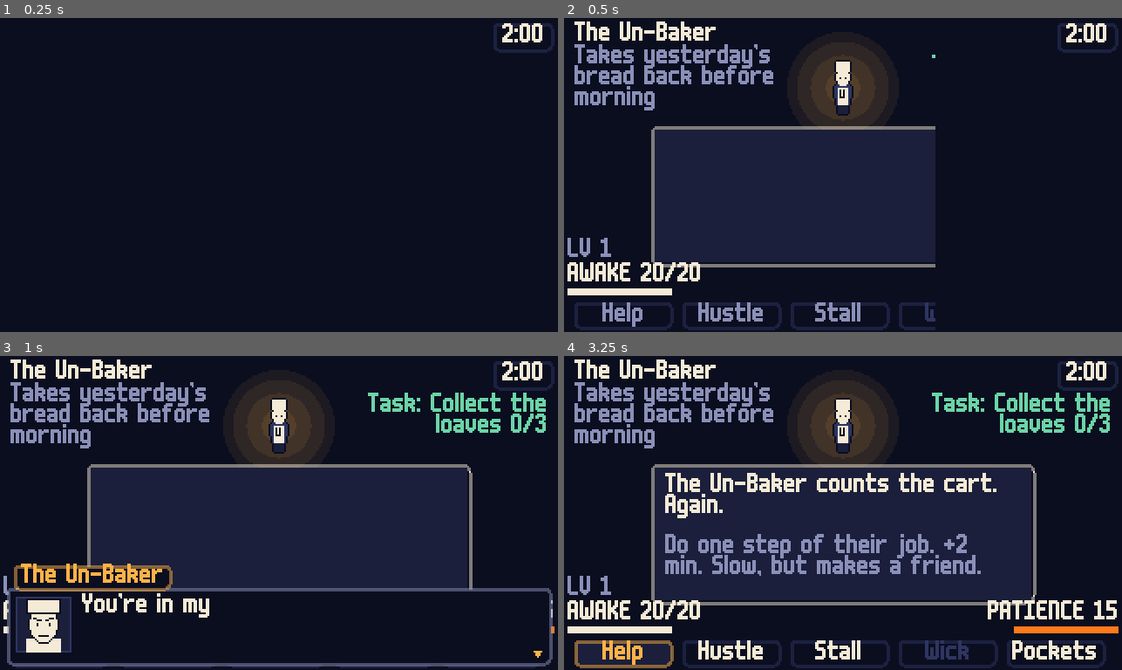
Above: before the commit, frames 1-4 (two rows, left to right).
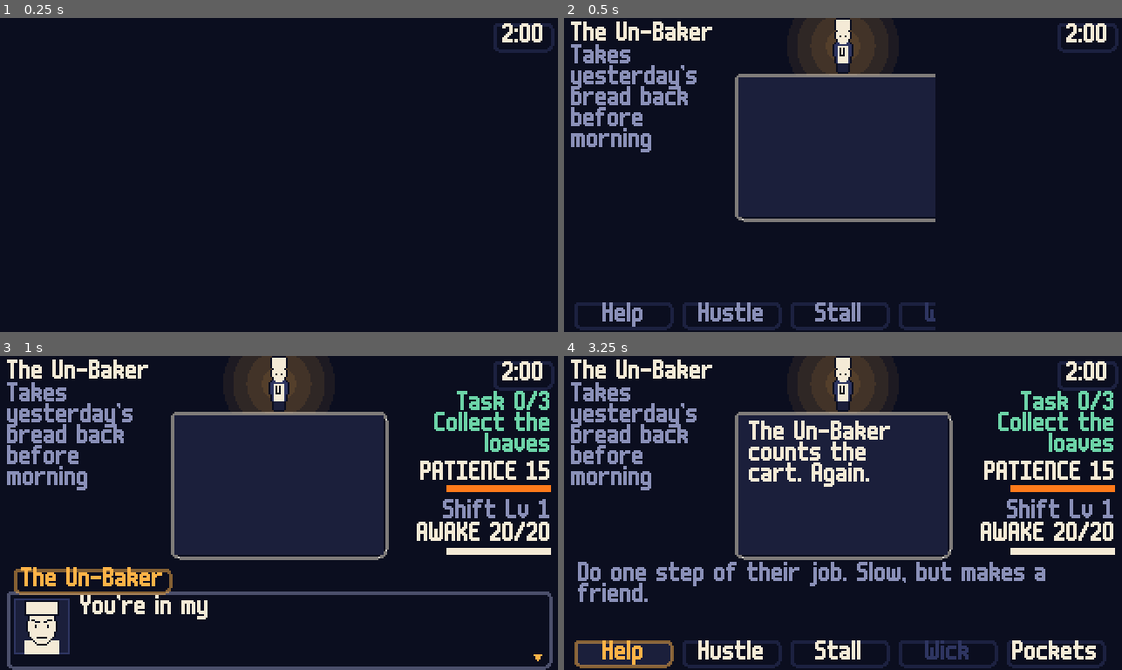
Above: after the commit, the same moments.

Repository: bryanwoods/nightshift
Game: Godot game, scene res://dev/test_battle.tscn
Two runs of this game, one before a commit and one after it. Both use one fixed random seed, a clock stepped at 60 frames per second and the inputs below. This scene is started directly instead of the project's main scene.
Inputs (mouse positions are in pixels of both pictures, inside the frame that each line leads up to):
- Up to frame 1 (0.25 s): no input
- Up to frame 2 (0.5 s): no input
- Up to frame 3 (1 s): tap Enter at 0.5 s; move the mouse to (401, 497) at 0.52 s; hold Right (move_right) from 0.53 s (still down); hold Z (confirm) from 0.53 s (still down); click (401, 497) at 0.67 s; tap Space at 0.77 s
- Up to frame 4 (3.25 s): move the mouse to (731, 528) at 1.27 s; release Right (move_right) at 1.28 s; release Z (confirm) at 1.28 s; hold Down (move_down) 1.28-2.03 s; tap R (rewind) at 1.35 s; tap Space at 1.52, 3.02 s; move the mouse to (898, 443) at 2.02 s; hold Right (move_right) 2.03-2.78 s; tap Enter at 2.1 s; move the mouse to (815, 575) at 2.77 s; hold Up (move_up) from 2.78 s (still down); tap Shift at 2.85 s; click (815, 575) at 2.92 s

Frame 1 is identical in both runs. In frame 2, 25% of the frame differs, in the area x 0-67%, y 0-89%; in frame 3, 37%; in frame 4, 40%, in the area x 0-100%, y 0-89%.

Commit message:
Fit the battle around a 120x80 arena, and drop minute costs from text
Between turns the arena grew to a 216x76 menu panel, and the textbox
grew up from the bottom of the screen. A choice or a portrait line
covered the arena, Awake, Patience and the level. The task label had
124 pixels for up to 194 pixels of text, so it wrapped in the middle
of the title.

The arena now stays at the 120x80 default between turns, and Curfew
loses its own 140x90 base. Its ring pattern grows to 150x96, not
160x100, so it clears the right column. The worker's name and job sit
on the left. The task, Patience, Shift Lv and Awake sit in a right
column beside the arena. The task has two parts: "Task 0/3" on one
line and the title under it. The textbox and the button row share
the strip below the arena. The textbox pad is 4 and its bottom is
179, so a three-option choice fits in that strip. Pockets lists the
items with no prompt line, so four options fit. The arena has an ink
fill, so a tall sprite like Curfew stands behind it. Speech bubbles
sit in the left column, and battle prompts sit under the arena.

The level label reads "Shift Lv n". The dialogue and the battle hints
no longer state a minute cost: the dummy's "Nothing here costs a
minute", three Wick lines, and the "+N min." and "Free." hints. The
Night End line "Minutes used" stays, because it reports a result,
not a cost. All eleven headless bot routes and the screenshot tour
pass.

Co-Authored-By: Claude Opus 5.5 <noreply@anthropic.com>

Diff:
--- a/data/dialogue/dummy.json
+++ b/data/dialogue/dummy.json
@@ -6,7 +6,7 @@
       "lines": [ { "text": "A practice dummy, stuffed with old socks. It looks ready for anything." } ]
     },
     "dummy_battle_intro": {
-      "lines": [ { "text": "The dummy wobbles at you. It's practice. Nothing here costs a minute." } ]
+      "lines": [ { "text": "The dummy wobbles at you. It's practice." } ]
     },
     "dummy_help_1": {
       "lines": [ { "text": "You brush the grass off the dummy." } ]
--- a/data/dialogue/street_maple.json
+++ b/data/dialogue/street_maple.json
@@ -18,7 +18,6 @@
       "lines": [
         { "speaker": "wick", "portrait": "wick_panic", "text": "You- you'd do that? For a lamp? For me?" },
         { "speaker": "wick", "text": "Okay. Okay okay. Stand by the lamp, face it, and hold {confirm}. I'll do the flame part." },
-        { "speaker": "wick", "text": "It takes a couple of minutes. Everything takes minutes." },
         { "cmd": "set_flag", "flag": "tonight_lamp_task" }
       ]
     },
@@ -58,8 +57,6 @@
       "lines": [
         { "text": "The lamp catches. Warm light spills down the sidewalk." },
         { "speaker": "wick", "portrait": "wick_happy", "text": "You did it. You actually held it!" },
-        { "speaker": "tadzio", "text": "Took two minutes." },
-        { "speaker": "wick", "text": "Everything does. That's the job: you trade minutes for light." },
         { "speaker": "wick", "text": "I'm Wick. Apprentice lamplighter. Second class. Fourth class. Some class." },
         { "speaker": "wick", "portrait": "wick_happy", "text": "I'm coming with you. Somebody has to explain things. Just- keep that flashlight off my face." },
         { "cmd": "set_flag", "flag": "wick_joined" },
@@ -73,7 +70,7 @@
       "seen_variant": "lamp_extra_lit_2",
       "lines": [
         { "speaker": "wick", "portrait": "wick_happy", "text": "One less for the Foreman to count!" },
-        { "speaker": "wick", "text": "Each lamp costs a couple of minutes. But look at the street. Worth it? Your call." }
+        { "speaker": "wick", "text": "Look at the street. Worth it? Your call." }
       ]
     },
     "lamp_extra_lit_2": {
--- a/data/dialogue/wick.json
+++ b/data/dialogue/wick.json
@@ -7,7 +7,7 @@
         { "cmd": "if_flag", "flag": "tonight_depot_ext_seen", "goto": "wick_chat_depot" },
         { "cmd": "if_flag", "flag": "unbaker_seen", "goto": "wick_chat_east" },
         { "speaker": "wick", "text": "We should keep moving. East. The Depot's that way. Everything's east of something." },
-        { "speaker": "wick", "text": "And every dark lamp you light is one less for the Foreman to count. Costs minutes, though." }
+        { "speaker": "wick", "text": "And every dark lamp you light is one less for the Foreman to count." }
       ]
     },
     "wick_chat_east": {
--- a/data/tuning.json
+++ b/data/tuning.json
@@ -28,7 +28,6 @@
   "rewind_tutorial_slowmo": 0.2,
   "rewind_tutorial_lookahead": 0.3,
   "arena_default": [120, 80],
-  "menu_panel": [216, 76],
   "hustle": { "center_damage": 5, "edge_damage": 2, "center_zone": 0.22, "sweep_seconds": 1.1 },
   "battle_wipe_seconds": 0.6,
   "white_fade_seconds": 1.5,
--- a/data/ui.json
+++ b/data/ui.json
@@ -42,15 +42,14 @@
     "btn_wick_light": "Light",
     "btn_wick_hold": "Hold",
     "btn_pockets": "Pockets",
-    "hint_help": "Do one step of their job. +{cost_help} min. Slow, but makes a friend.",
+    "hint_help": "Do one step of their job. Slow, but makes a friend.",
     "hint_hustle": "Press {confirm} when the line is in the orange. Fast, but makes an enemy.",
     "hint_stall": "Wait it out. Hits this round do half.",
     "hint_wick": "Ask Wick for help.",
     "hint_wick_locked": "You are on your own. For now.",
-    "hint_wick_light": "Wick lights the arena. You can see everything this round. Free.",
-    "hint_wick_hold": "Wick blocks the first hit this round. +{cost_wick_hold} min.",
+    "hint_wick_light": "Wick lights the arena. You can see everything this round.",
+    "hint_wick_hold": "Wick blocks the first hit this round.",
     "hint_pockets": "Use something from your pockets. It takes your turn.",
-    "pockets_prompt": "Your pockets:",
     "pockets_close": "Close",
     "todo_spare_finish": "TODO(Tadzio): the real verbs for spare_option and finish_option.",
     "spare_option": "Let them go",
@@ -59,7 +58,7 @@
     "hours_one": "+1 hour",
     "hours_many": "+{n} hours",
     "level_up": "Shift Lv {n}!",
-    "battle_lv": "LV {n}",
+    "battle_lv": "Shift Lv {n}",
     "wick_blocked": "Wick blocks it!",
     "dark_warning": "The lights are going out. Ask Wick!",
     "rewind_prompt": "Press {rewind} to wind the watch back!",
--- a/data/workers/curfew.json
+++ b/data/workers/curfew.json
@@ -10,10 +10,6 @@
   "patience": 30,
   "hours": 25,
   "hit_damage": 3,
-  "arena": [
-    140,
-    90
-  ],
   "rewind_tutorial": true,
   "patterns": [
     {
@@ -36,8 +32,8 @@
       "speed": 42,
       "gap_angle": 50,
       "arena": [
-        160,
-        100
+        150,
+        96
       ]
     },
     {
--- a/src/battle/arena.gd
+++ b/src/battle/arena.gd
@@ -26,7 +26,7 @@
 	for n in ["ink", "night", "dusk", "moon", "ember", "hush", "wake", "lamp"]:
 		_c[n] = Game.color(n)
 	_box = StyleBoxFlat.new()
-	_box.draw_center = false
+	_box.bg_color = _c["ink"]
 	_box.border_color = _c["moon"]
 	_box.set_border_width_all(1)
 	_box.set_corner_radius_all(4)
--- a/src/battle/battle.gd
+++ b/src/battle/battle.gd
@@ -9,7 +9,7 @@
 signal _phase_done
 signal _hustle_done(damage: int)
 
-const ARENA_CENTER := Vector2(160, 102)
+const ARENA_CENTER := Vector2(160, 74)
 const OPTIONS: Array[String] = ["help", "hustle", "stall", "wick", "pockets"]
 const WICK_OPTIONS: Array[String] = ["wick_light", "wick_hold"]
 const TOKEN_R := 3.0
@@ -50,7 +50,6 @@
 var _bubble_t: float = -1.0
 var _bubble_pitch: float = 1.0
 var _bubble_seen: int = 0
-var _menu_panel: Vector2 = Vector2(216, 76)
 
 var _root: Control
 var _arena: Arena
@@ -96,8 +95,6 @@
 	var dflt: Array = Game.tuning.get("arena_default", [120, 80])
 	base_arena = Pattern.arena_for(worker, Vector2(float(dflt[0]), float(dflt[1])))
 	_idle_frames = int(worker.get("idle_frames", 1))
-	var mp: Array = Game.tuning.get("menu_panel", [216, 76])
-	_menu_panel = Vector2(float(mp[0]), float(mp[1]))
 	Game.rewind_charges = int(Game.tuning.get("rewind_charges", 3))
 	Game.charges_changed.emit()
 	_build()
@@ -182,7 +179,7 @@
 		await DialogueRunner.run("battle_pockets_empty")
 		return ""
 	names.append(Game.text("pockets_close"))
-	var pick: int = await DialogueRunner.ask("narrator", Game.text("pockets_prompt"), names)
+	var pick: int = await DialogueRunner.ask("narrator", "", names)
 	return usable[pick] if pick >= 0 and pick < usable.size() else ""
 
 
@@ -411,7 +408,7 @@
 	_bubble_t = -1.0
 	_turn += 1
 	if not over:
-		await _arena.tween_size(_menu_panel)
+		await _arena.tween_size(base_arena)
 
 
 func _physics_process(delta: float) -> void:
@@ -515,7 +512,7 @@
 
 func _show_prompt(t: String, seconds: float) -> void:
 	_prompt.text = t
-	_prompt.position.y = ARENA_CENTER.y - _arena.size.y / 2.0 + 2.0
+	_prompt.position.y = ARENA_CENTER.y + _arena.size.y / 2.0 + 4.0
 	_prompt.visible = true
 	_prompt_t = seconds
 
@@ -612,7 +609,8 @@
 		_worker_sprite.vframes = 4
 		_worker_sprite.centered = false
 		_worker_sprite.offset = Vector2(-tex.get_width() / 8.0, -tex.get_height() / 4.0)
-		_worker_base = Vector2(160, ARENA_CENTER.y - base_arena.y / 2.0 - 6)
+		var frame := tex.get_image().get_region(Rect2i(0, 0, tex.get_width() / 4, tex.get_height() / 4))
+		_worker_base = Vector2(160, maxf(ARENA_CENTER.y - base_arena.y / 2.0 - 2, frame.get_height() - frame.get_used_rect().position.y))
 		_worker_sprite.position = _worker_base
 		_glow = Sprite2D.new()
 		_glow.texture = load("res://assets/sprites/light_radial.png")
@@ -621,17 +619,16 @@
 		_root.add_child(_glow)
 		_root.add_child(_worker_sprite)
 	var tag := bool(worker.get("name_tag", true))
-	_header.append(_label(Vector2(6, 2), str(worker.get("name", worker_id)) if tag else "", "moon"))
-	_header.append(_label(Vector2(6, 15), str(worker.get("job", "")) if tag else "", "fog", 126))
-	_task_label = _label(Vector2(190, 21), "", "wake", 124)
-	_task_label.horizontal_alignment = HORIZONTAL_ALIGNMENT_RIGHT
+	_header.append(_label(Vector2(4, 2), str(worker.get("name", worker_id)) if tag else "", "moon"))
+	_header.append(_label(Vector2(4, 15), str(worker.get("job", "")) if tag else "", "fog", 90))
+	_task_label = _right(20, "wake")
 	_arena = Arena.new()
 	_arena.position = ARENA_CENTER
 	_root.add_child(_arena)
-	_arena.set_size(_menu_panel)
-	var text_w := _menu_panel.x - 12.0
-	_flavor = _label(ARENA_CENTER + Vector2(-text_w / 2.0, -_menu_panel.y / 2.0 + 3), "", "moon", text_w)
-	_hint = _label(ARENA_CENTER + Vector2(-text_w / 2.0, 0), "", "fog", text_w)
+	_arena.set_size(base_arena)
+	var text_w := base_arena.x - 12.0
+	_flavor = _label(ARENA_CENTER + Vector2(-text_w / 2.0, -base_arena.y / 2.0 + 3), "", "moon", text_w)
+	_hint = _label(Vector2(8, ARENA_CENTER.y + base_arena.y / 2.0 + 4), "", "fog", 304)
 	_build_bubble()
 	_prompt = _label(Vector2(0, 30), "", "wake")
 	_prompt.size = Vector2(320, 14)
@@ -639,13 +636,11 @@
 	_prompt.add_theme_color_override("font_outline_color", Game.color("ink"))
 	_prompt.add_theme_constant_override("outline_size", 2)
 	_prompt.visible = false
-	_level_label = _label(Vector2(2, 126), "", "fog")
-	_awake_label = _label(Vector2(2, 140), "", "moon")
-	_awake_fill = _bar(Vector2(2, 155), "moon")
-	_patience_label = _label(Vector2(218, 140), "", "moon")
-	_patience_label.size = Vector2(100, 14)
-	_patience_label.horizontal_alignment = HORIZONTAL_ALIGNMENT_RIGHT
-	_patience_fill = _bar(Vector2(258, 155), "ember")
+	_patience_label = _right(60, "moon")
+	_patience_fill = _bar(Vector2(256, 74), "ember")
+	_level_label = _right(82, "fog")
+	_awake_label = _right(95, "moon")
+	_awake_fill = _bar(Vector2(256, 110), "moon")
 	for i in OPTIONS.size():
 		var box := Panel.new()
 		box.position = Vector2(6 + i * 62, 163)
@@ -677,6 +672,13 @@
 	return l
 
 
+## A label in the right column, beside the arena.
+func _right(y: float, c: String) -> Label:
+	var l := _label(Vector2(226, y), "", c, 90)
+	l.horizontal_alignment = HORIZONTAL_ALIGNMENT_RIGHT
+	return l
+
+
 func _bar(pos: Vector2, c: String) -> ColorRect:
 	var bg := ColorRect.new()
 	bg.color = Game.color("dusk")
@@ -698,7 +700,7 @@
 	_patience_fill.size.x = 60.0 * patience / patience_max
 	var task: Dictionary = worker.get("task", {})
 	var total := (task.get("steps", []) as Array).size()
-	_task_label.text = "%s: %s %d/%d" % [Game.text("task"), str(task.get("title", "")), step_index, total] if total > 0 else ""
+	_task_label.text = "%s %d/%d\n%s" % [Game.text("task"), step_index, total, str(task.get("title", ""))] if total > 0 else ""
 
 
 func _refresh_menu() -> void:
@@ -772,15 +774,14 @@
 		return
 	_bubble_pitch = float(DialogueRunner.speakers.get(str(line.get("speaker", "")), {}).get("pitch", 1.0))
 	var font := _bubble_text.get_theme_font("font")
-	var max_w := 110.0
+	var max_w := 66.0
 	var size := font.get_multiline_string_size(text, HORIZONTAL_ALIGNMENT_LEFT, max_w, _bubble_text.get_theme_font_size("font_size"))
 	_bubble_text.size = Vector2(max_w, size.y)
 	_bubble_text.text = text
 	_bubble_text.visible_characters = 0
 	var w := minf(size.x, max_w) + 11.0
 	var h := size.y + 4.0
-	var right := 160.0 - (_worker_sprite.texture.get_width() / 8.0 if _worker_sprite else 8.0) - 8.0
-	_bubble.position = Vector2(maxf(4.0, right - w), 6).round()
+	_bubble.position = Vector2(4, 4)
 	_bubble.size = Vector2(w, h)
 	_bubble_tail.polygon = PackedVector2Array([Vector2(w - 1, 5), Vector2(w + 6, 9), Vector2(w - 1, 12)])
 	_bubble.visible = true
--- a/src/dialogue/textbox.gd
+++ b/src/dialogue/textbox.gd
@@ -6,8 +6,8 @@
 
 const BOX_X := 4
 const BOX_W := 312
-const BOX_BOTTOM := 177
-const PAD := 5
+const BOX_BOTTOM := 179
+const PAD := 4
 const PORTRAIT := 32
 const MIN_H := 44
 
@@ -109,8 +109,8 @@
 	var text_x := BOX_X + PAD + (PORTRAIT + 6 if _portrait.visible else 2)
 	_text.position = Vector2(text_x, 0)
 	_text.size = Vector2(BOX_X + BOX_W - PAD - 2 - text_x, 0)
-	var lines := maxi(1, _text.get_line_count())
-	var content := lines * lh + (_options.size() * lh + 3 if not _options.is_empty() else 0.0)
+	var lines := maxi(1, _text.get_line_count()) if _text.text != "" else 0
+	var content := lines * lh + (_options.size() * lh + 2 if not _options.is_empty() else 0.0)
 	var h := maxf(maxf(content, PORTRAIT if _portrait.visible else 0.0) + PAD * 2, MIN_H)
 	var top := BOX_BOTTOM - h
 	_panel.position = Vector2(BOX_X, top)
@@ -118,7 +118,7 @@
 	_portrait.position = Vector2(BOX_X + PAD, top + PAD)
 	_text.position.y = top + PAD - 2
 	for i in _choice_labels.size():
-		_choice_labels[i].position = Vector2(text_x + 8, top + PAD - 2 + lines * lh + 3 + i * lh)
+		_choice_labels[i].position = Vector2(text_x + 8, top + PAD - 2 + lines * lh + 2 + i * lh)
 	_name.position = Vector2(BOX_X + 8, top - 14)
 	_name_panel.position = Vector2(BOX_X + 4, top - 13)
 	_name_panel.size = Vector2(_name.get_minimum_size().x + 8, 14)
Not shown, changed: DEV.md
Not shown, changed: SPEC.md
